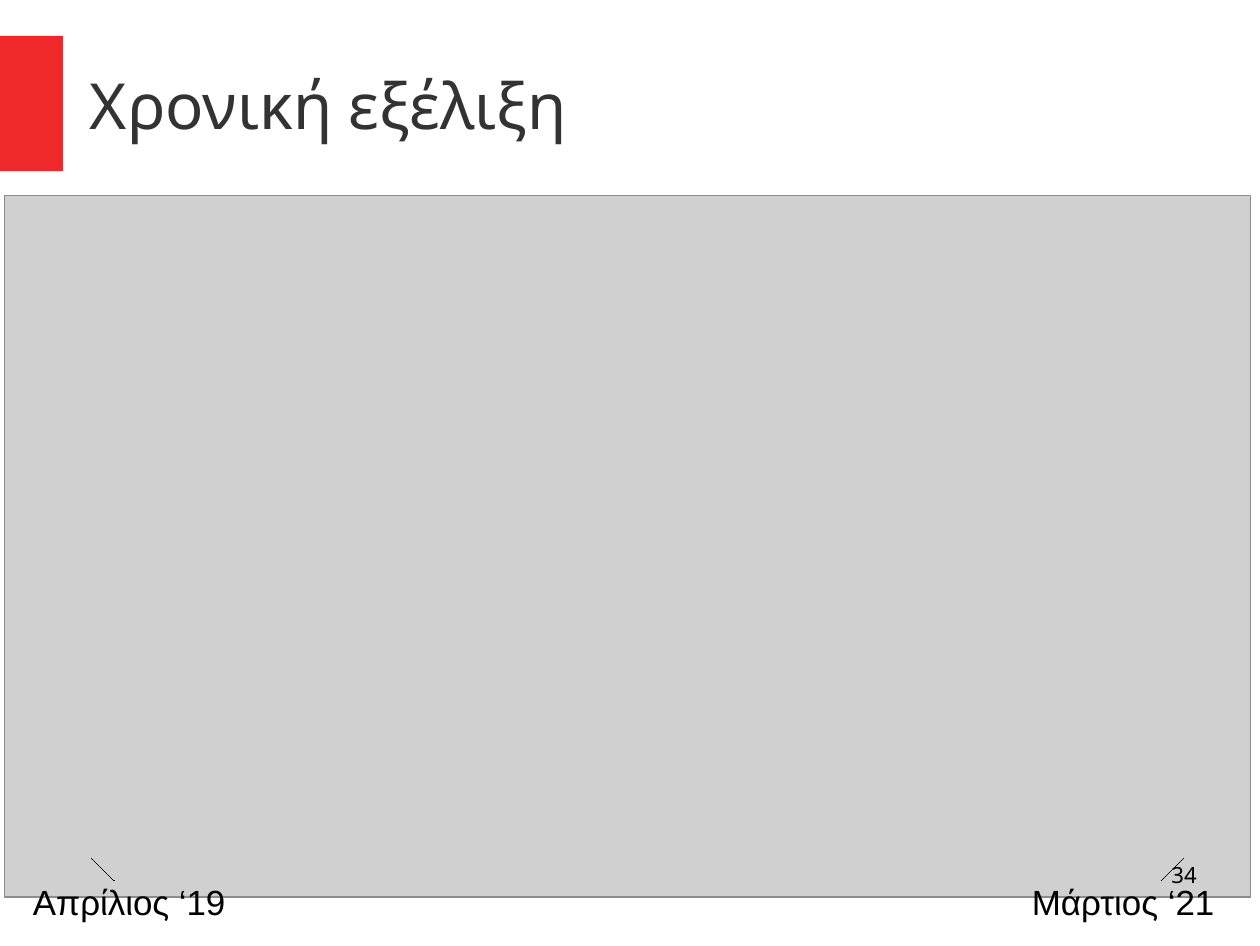
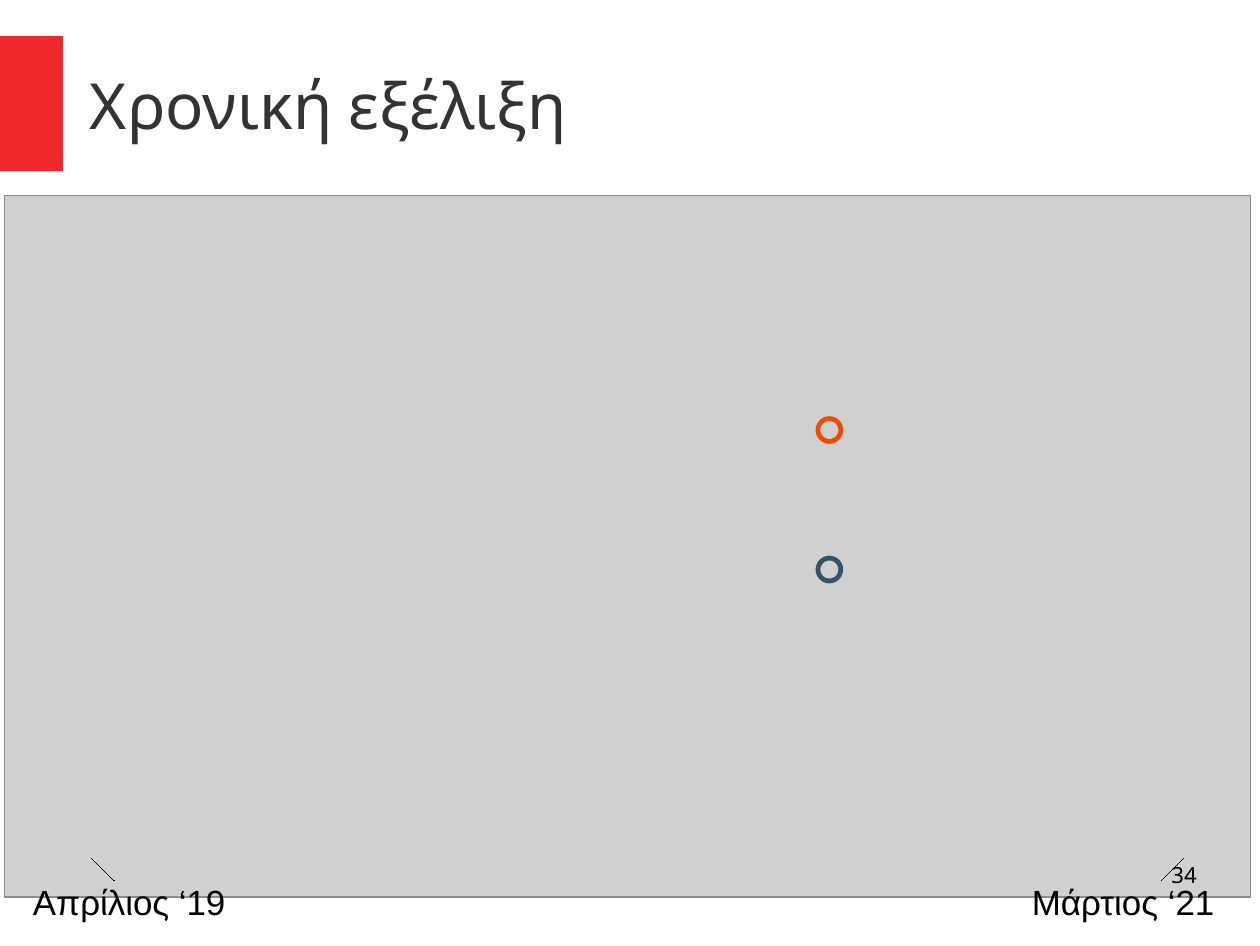
Before and after one commit to el15066/Diplomatiki, a slide deck: slide 34 of main/Presentation.odp. Drawn at 1260x946 pixels with LibreOffice and Linux fonts; fonts in the diff are those of the drawing; grey boxes stand for pictures. Boxes give left, top, right and bottom in pixels: in the first picture for what was removed or moved away, otherwise in the second. Text is boxed around its words. In the diff, an @@ line names an element or a change of style, - is before the commit and + after.

```diff
--- a/main/Presentation.odp
+++ b/main/Presentation.odp
@@ ellipse added at box(818, 418, 840, 441), outline #ED4C05 3 pt @@
@@ ellipse added at box(818, 558, 840, 581), outline #355269 3 pt @@
```
Also in this commit, not shown: 5 other slides changed.
